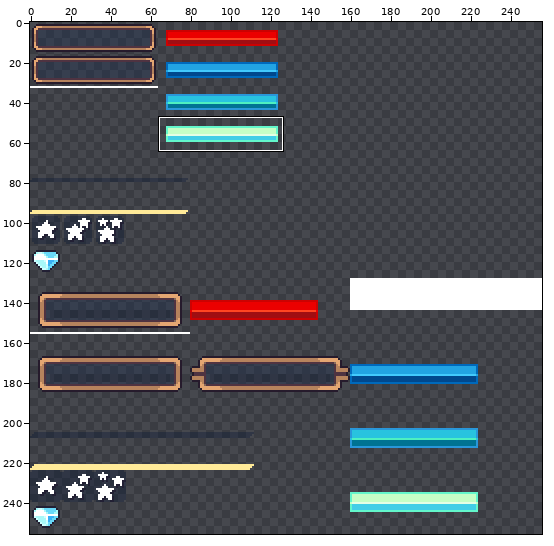
Sprite sheet -- Platformer/Content/hud.png. The first picture is a wide view before the edit; the outline marks the close-up.
Close-up. Before:
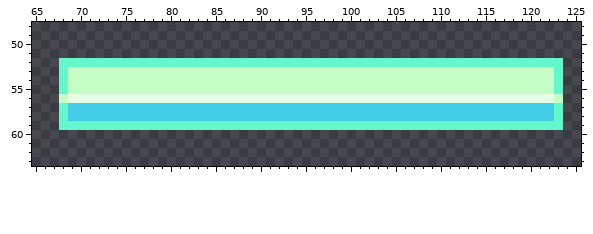
The file is 256x256 pixels. Shown: x 65..125, y 48..63. The commit also changed other parts of the picture, which this record leaves out.
The result:
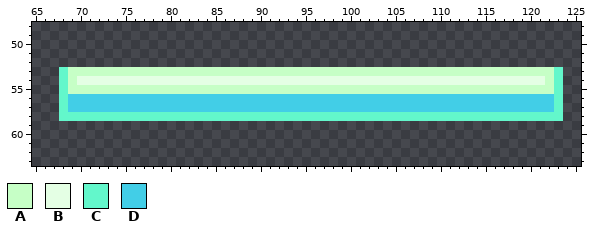
Palette (. is transparent): A #c6ffc6  B #e4ffe4  C #63f7cb  D #42cee7
Difference:
@@ x 65..125 @@
 51 .............................................................
-52 ...CCCCCCCCCCCCCCCCCCCCCCCCCCCCCCCCCCCCCCCCCCCCCCCCCCCCCCCC..
+52 .............................................................
 53 ...CAAAAAAAAAAAAAAAAAAAAAAAAAAAAAAAAAAAAAAAAAAAAAAAAAAAAAAC..
-54 ...CAAAAAAAAAAAAAAAAAAAAAAAAAAAAAAAAAAAAAAAAAAAAAAAAAAAAAAC..
+54 ...CABBBBBBBBBBBBBBBBBBBBBBBBBBBBBBBBBBBBBBBBBBBBBBBBBBBBAC..
 55 ...CAAAAAAAAAAAAAAAAAAAAAAAAAAAAAAAAAAAAAAAAAAAAAAAAAAAAAAC..
-56 ...ABBBBBBBBBBBBBBBBBBBBBBBBBBBBBBBBBBBBBBBBBBBBBBBBBBBBBBA..
+56 ...CDDDDDDDDDDDDDDDDDDDDDDDDDDDDDDDDDDDDDDDDDDDDDDDDDDDDDDC..
 57 ...CDDDDDDDDDDDDDDDDDDDDDDDDDDDDDDDDDDDDDDDDDDDDDDDDDDDDDDC..
-58 ...CDDDDDDDDDDDDDDDDDDDDDDDDDDDDDDDDDDDDDDDDDDDDDDDDDDDDDDC..
-59 ...CCCCCCCCCCCCCCCCCCCCCCCCCCCCCCCCCCCCCCCCCCCCCCCCCCCCCCCC..
+58 ...CCCCCCCCCCCCCCCCCCCCCCCCCCCCCCCCCCCCCCCCCCCCCCCCCCCCCCCC..
+59 .............................................................
 60 .............................................................
Boxes around the changes in both close-ups, in picture pixels (x1, y1, x2, y2):
changed: (59, 58, 563, 130)
